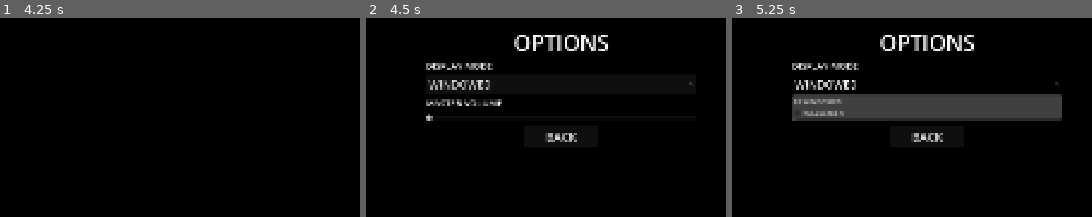
Above: before the commit, frames 1-3 (left to right).
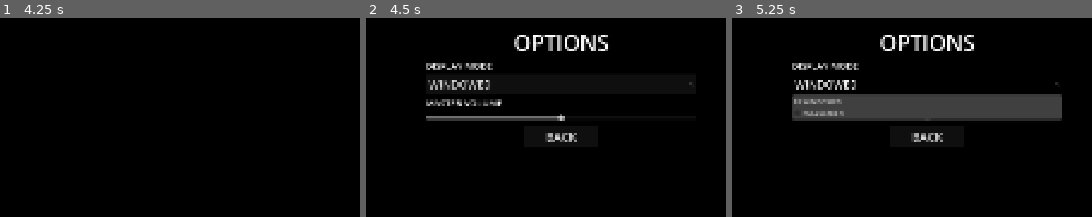
Above: after the commit, the same moments.

Repository: HexandRoach/Ashesofthefront
Game: Godot game, scene res://scenes/main_menu.tscn
The game is run twice, just before and just after one commit, with the same random seed, the same clock (stepped at 60 frames per second) and the same inputs. Video files are missing from this copy of the repository; at most half a second of black plays in their place.
Inputs:
- Up to frame 1 (4.25 s): click "PROFILE" at 0.5 s; click "PROFILE" at 1.25 s; click "PROFILE" at 2 s; click "HOST GAME" at 2.75 s; click "PLAY ONLINE" at 3.5 s
- Up to frame 2 (4.5 s): click "OPTIONS" at 4.25 s
- Up to frame 3 (5.25 s): click "WINDOWED" at 5 s
The pictures show only the part of the screen within x 23-73%, y 25-75%; the shares and areas given below are measured in that part.

Frame 1 is identical in both runs. In frame 2, 1.0% of the frame differs, in the area x 16-56%, y 48-52%; in frame 3, less than 0.1%.

Commit message:
Add working master volume slider

Diff:
--- a/scenes/main_menu.gd
+++ b/scenes/main_menu.gd
@@ -1,6 +1,7 @@
 extends Control
 
 @onready var display_mode_option: OptionButton = $OptionsOverlay/OptionsLayout/DisplayModeOption
+@onready var master_volume_slider: HSlider = $OptionsOverlay/OptionsLayout/MasterVolumeSlider
 
 
 func _ready() -> void:
@@ -12,6 +13,11 @@
 
 	await get_tree().process_frame
 	display_mode_option.select(1)
+
+	master_volume_slider.value = 0.5
+
+	var master_bus := AudioServer.get_bus_index("Master")
+	AudioServer.set_bus_volume_linear(master_bus, 0.5)
 
 
 func _on_options_button_pressed() -> void:
@@ -54,3 +60,8 @@
 
 func _on_exit_dialog_confirmed() -> void:
 	get_tree().quit()
+
+
+func _on_master_volume_slider_value_changed(value: float) -> void:
+	var master_bus := AudioServer.get_bus_index("Master")
+	AudioServer.set_bus_volume_linear(master_bus, value)
--- a/scenes/main_menu.tscn
+++ b/scenes/main_menu.tscn
@@ -207,6 +207,9 @@
 [node name="MasterVolumeSlider" type="HSlider" parent="OptionsOverlay/OptionsLayout" unique_id=1348553565]
 custom_minimum_size = Vector2(540, 32)
 layout_mode = 2
+max_value = 1.0
+step = 0.01
+value = 1.0
 
 [node name="OptionBackButton" type="Button" parent="OptionsOverlay/OptionsLayout" unique_id=428233879]
 custom_minimum_size = Vector2(180, 52)
